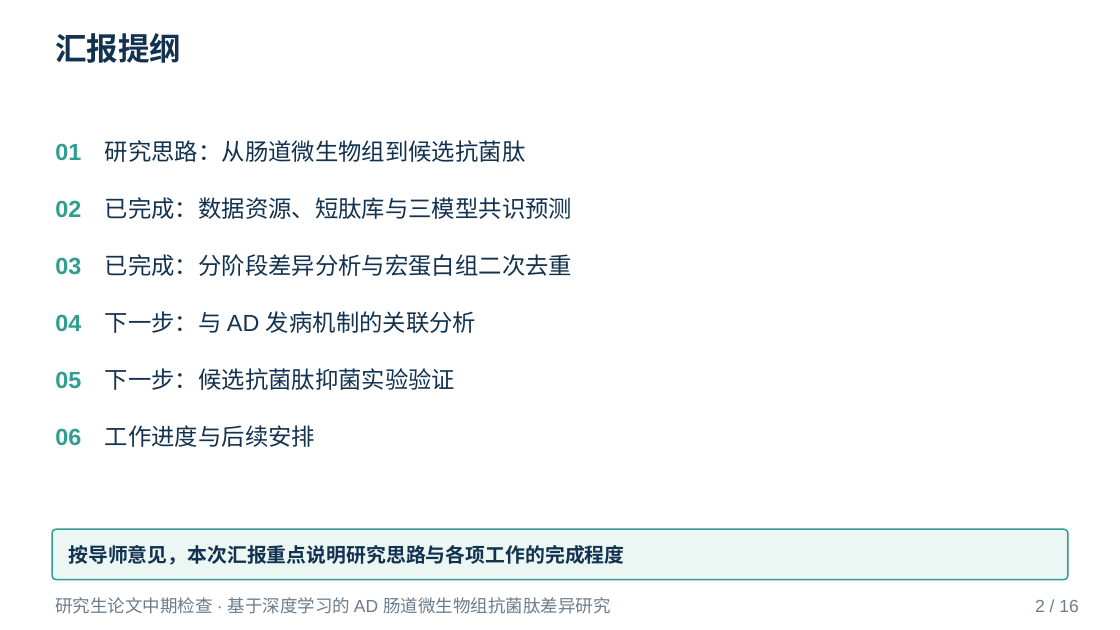
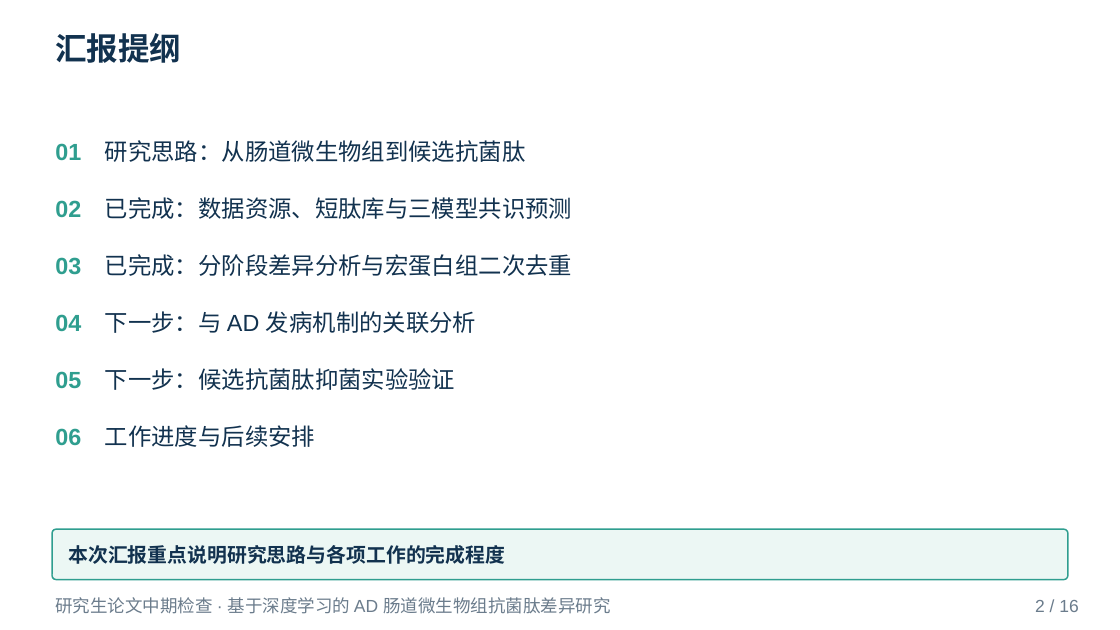
Before and after one commit to mqgg5630-cyber/zhongqi, a slide deck: slide 2 of deliverable/中期答辩_A_学术蓝.pptx. Drawn at 1120x630 pixels with LibreOffice and Linux fonts; fonts in the diff are those of the drawing. Boxes give left, top, right and bottom in pixels: in the first picture for what was removed or moved away, otherwise in the second. Text is boxed around its words. In the diff, an @@ line names an element or a change of style, - is before the commit and + after.

Commit message:
feat: 中期表补 Ⅱ.导师指导情况与检查小组成员；PPT 全八版去掉"按导师意见"表述
- PPT：A/F/G/H 重新生成，全部 8 版不再出现"按导师意见/导师意见"；check_consistency 增加禁用词
- docx：新增 clone_row / insert_cell_paras 两个 op，build_ops 解析 # 导师指导情况 / # 检查小组成员
- verify_docx：新增 --blank-cells / --insert-cells / --row-insert 与 @模板段落 校验，两版 docx 均 RESULT: template format fully preserved
- 中期.docx 与 中期新.docx 内容一致；检查小组成员 6 人（含自动新增一行）
- 预览图 A/F/G/H 重出；README / code/README / deliverable/README 同步

```diff
--- a/deliverable/中期答辩_A_学术蓝.pptx
+++ b/deliverable/中期答辩_A_学术蓝.pptx
@@ text in rounded rectangle at (68,545,505,564): text changed @@
-按导师意见，本次汇报重点说明研究思路与各项工作的完成程度
+本次汇报重点说明研究思路与各项工作的完成程度
```
Also in this commit, not shown: 38 other files.
